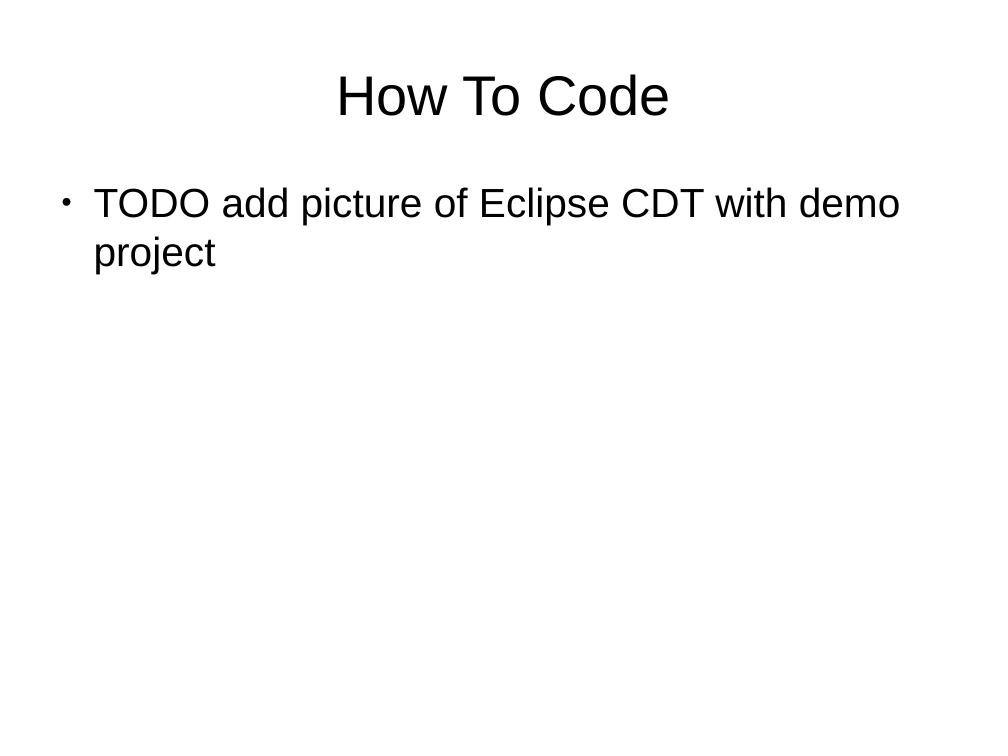
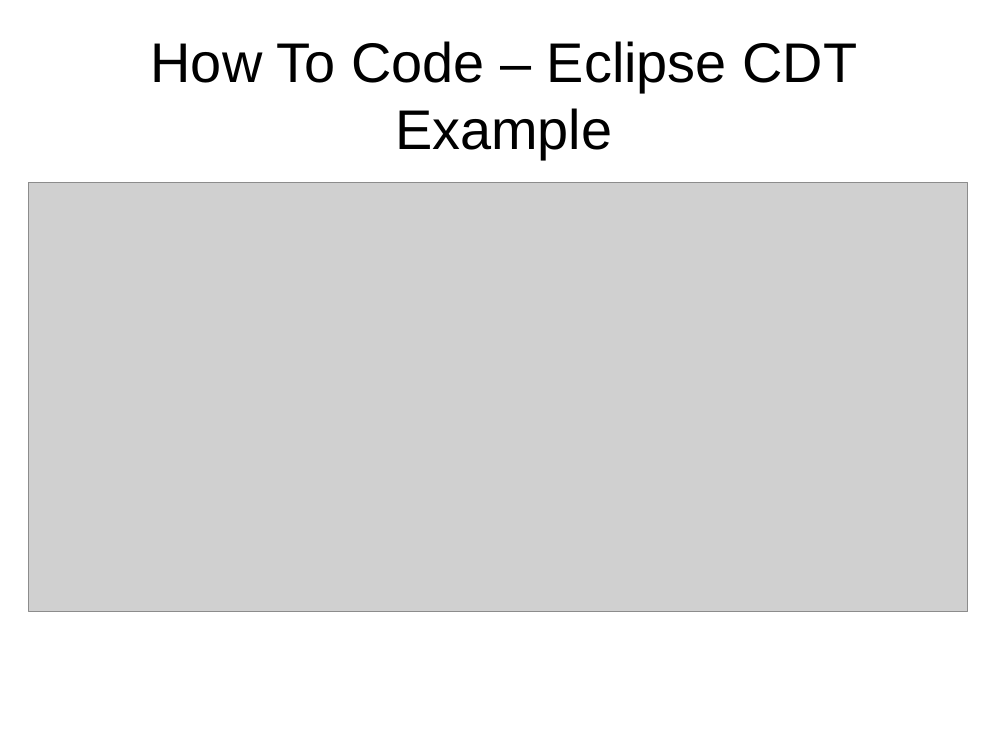
Before and after one commit to samba2/modern_c, a slide deck: slide 36 of modern_c.odp (slide 34 before the commit). Drawn at 1008x756 pixels with LibreOffice and Linux fonts; fonts in the diff are those of the drawing; grey boxes stand for pictures. Boxes give left, top, right and bottom in pixels: in the first picture for what was removed or moved away, otherwise in the second. Text is boxed around its words. In the diff, an @@ line names an element or a change of style, - is before the commit and + after.

```diff
--- a/modern_c.odp
+++ b/modern_c.odp
@@ title at [151,41,857,159]: text changed @@
-How To Code
+How To Code – Eclipse CDT Example
@@ picture added at [28,183,968,613] @@
@@ text removed at [94,187,901,274] @@
-● TODO add picture of Eclipse CDT with demo project
```
Also in this commit, not shown: 28 other slides changed, 11 slides added, 7 slides removed.
